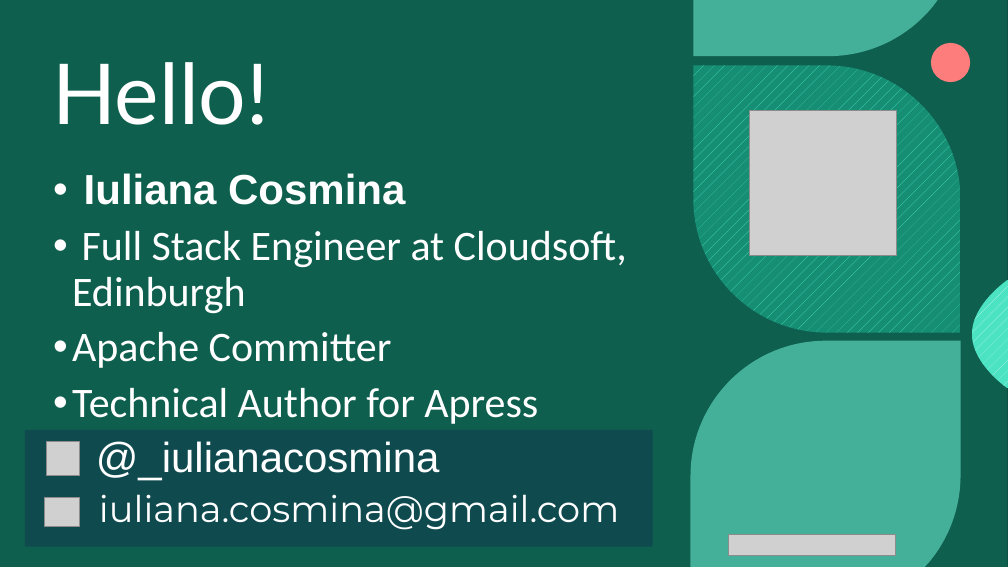
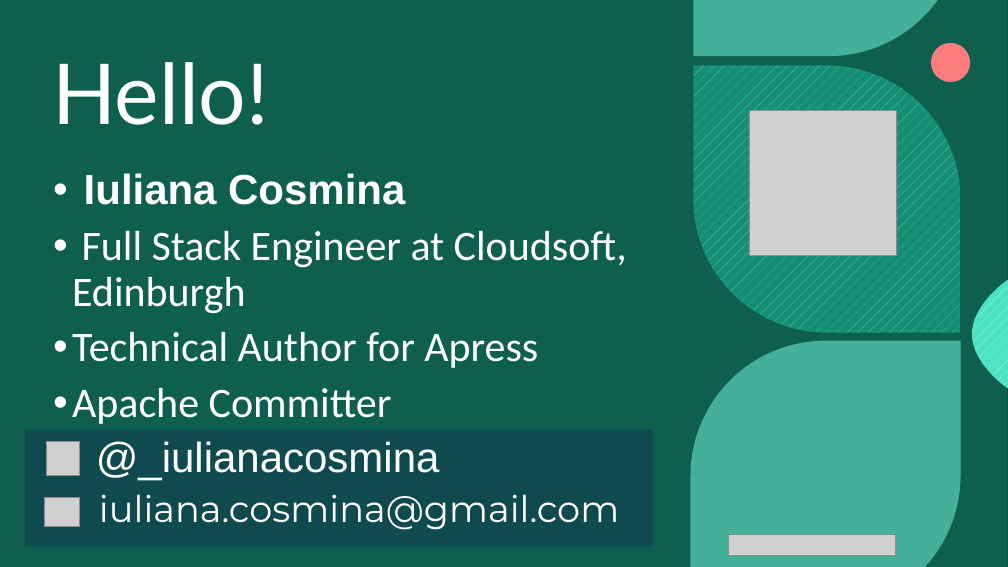
Before and after one commit to cloudsoft/java-cro, a slide deck: slide 2 of java-cro-presentation.pptx. Drawn at 1008x567 pixels with LibreOffice and Linux fonts; fonts in the diff are those of the drawing; grey boxes stand for pictures; background and template pictures are left out. Boxes give left, top, right and bottom in pixels: in the first picture for what was removed or moved away, otherwise in the second. Text is boxed around its words. In the diff, an @@ line names an element or a change of style, - is before the commit and + after.

```diff
--- a/java-cro-presentation.pptx
+++ b/java-cro-presentation.pptx
@@ text at (72,332,538,368): paragraph added @@
+• Technical Author for Apress
@@ text at (72,388,538,424): paragraph removed @@
-• Technical Author for Apress
```
Also in this commit, not shown: 3 other slides changed, 1 slide added, 3 other files.
